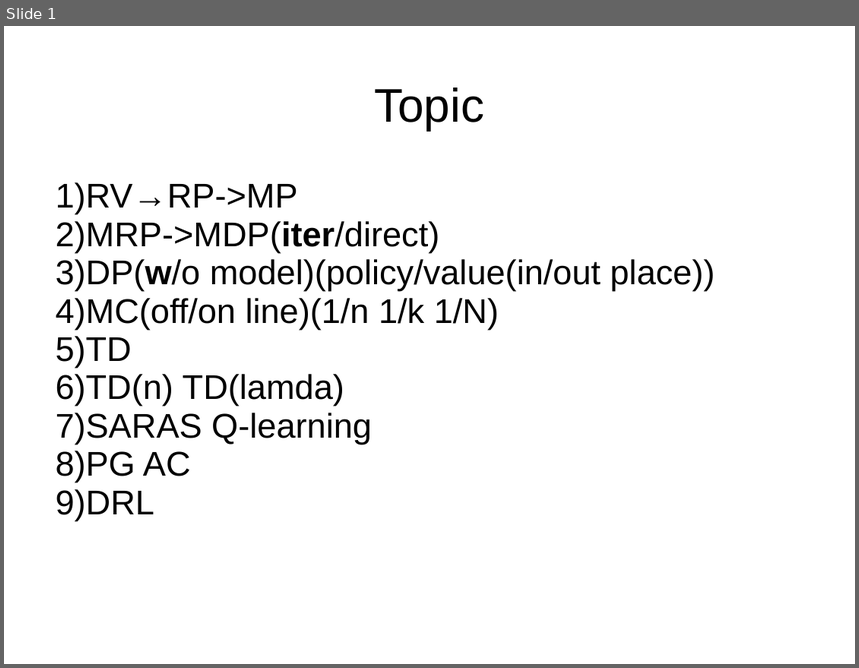
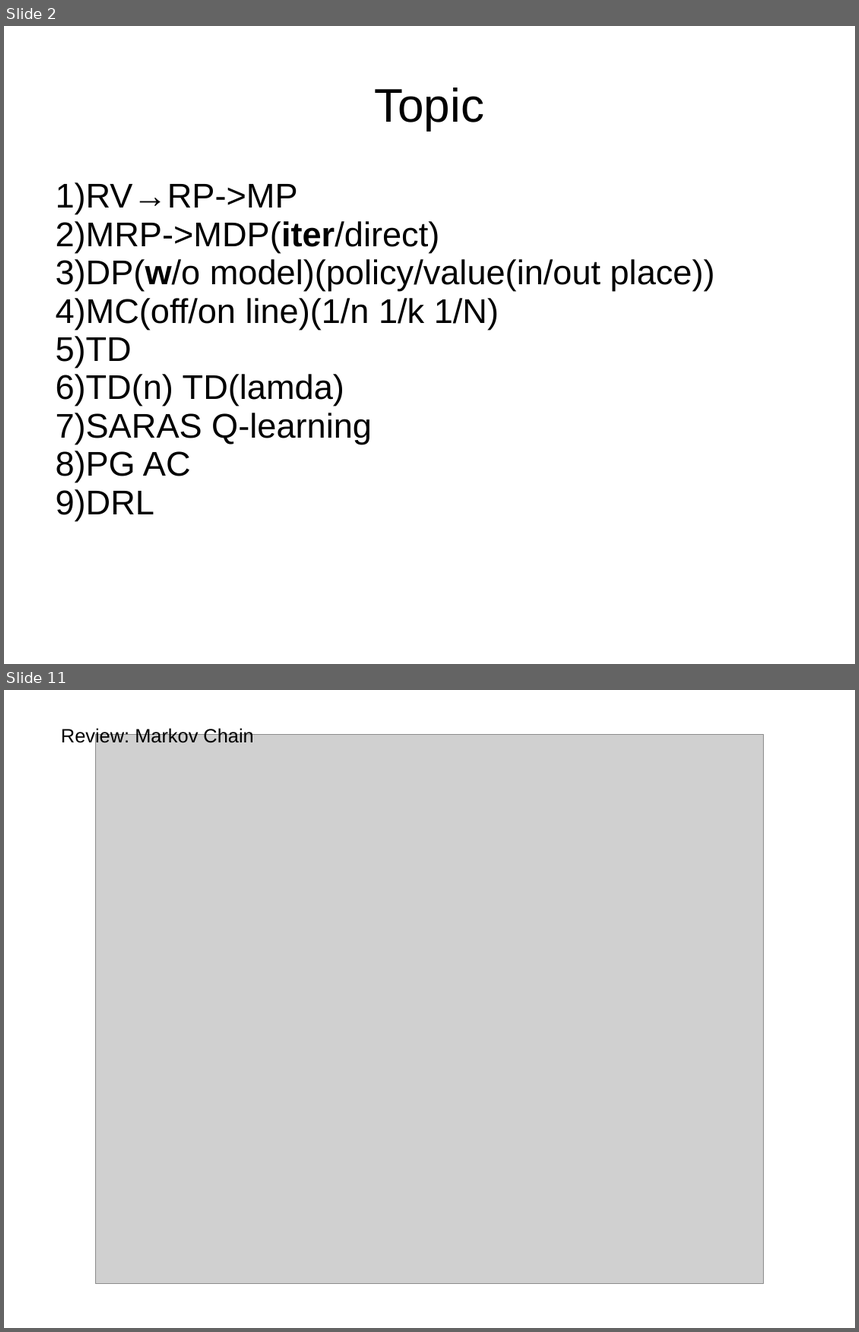
Before and after one commit to GarfieldF/RL_Course-slides_hw, a slide deck: DAY2/lecture2.pptx. Shown one above the other, each under a label of ours: slide 1 before the commit, slides 2 and 11 after it; the slides between them are not shown. The pictures are 859x668 and 859x1332 pixels, drawn with LibreOffice and Linux fonts; fonts in the diff are those of the drawing; grey boxes stand for pictures. Boxes give left, top, right and bottom in pixels: in the first picture for what was removed or moved away, otherwise in the second. Text is boxed around its words. In the diff, an @@ line names an element or a change of style, - is before the commit and + after.

```diff
--- a/DAY2/lecture2.pptx
+++ b/DAY2/lecture2.pptx
@@ slide 11 added at <box>4,690,855,1328</box>, background #FFFFFF @@
@@ text added at <box>61,726,253,746</box>, 18 pt, text #000000 @@
+Review: Markov Chain
@@ picture added at <box>96,735,763,1284</box> @@
@@ what was slide 1 is now slide 2 @@
```
Also in this commit, not shown: 2 slides changed, 45 other slides added, 3 other files.
